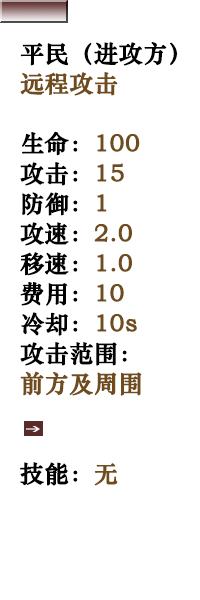
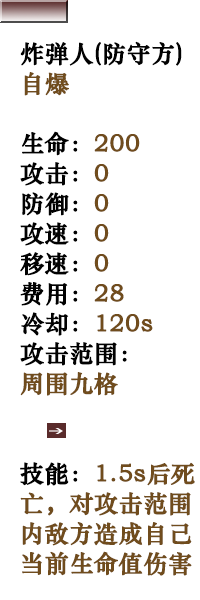
Before/after of a 200×600 layered artwork. What changed in the layer stack:
hid group "攻方" (77 layers) over bbox(20, 41, 192, 576)
hid group "平民-攻方" (13 layers) over bbox(20, 42, 177, 486)
showed group "守方" (74 layers) over bbox(20, 41, 195, 576)
showed group "药剂师-守方" (13 layers) over bbox(20, 41, 192, 576)
added group "炸弹人-守方" with 13 layers in group "守方" over bbox(20, 41, 195, 576)
added layer "文字" (11th of 12, in "守方" › "炸弹人-守方") in group "炸弹人-守方" over bbox(20, 41, 195, 576)
